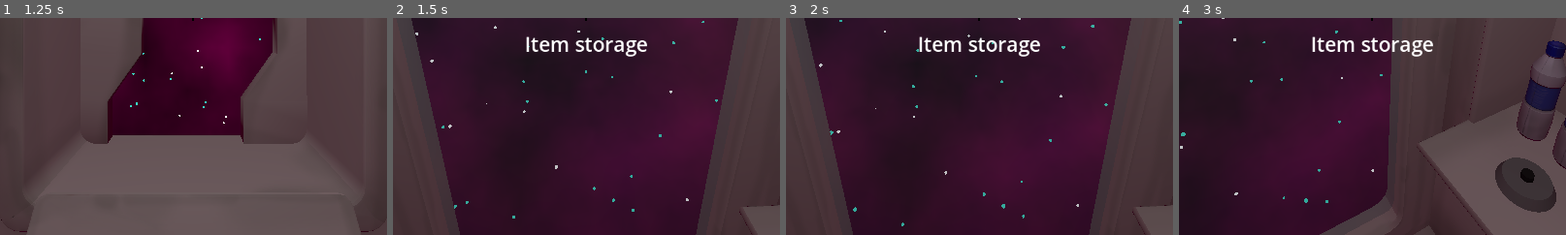
Above: before the commit, frames 1-4 (left to right).
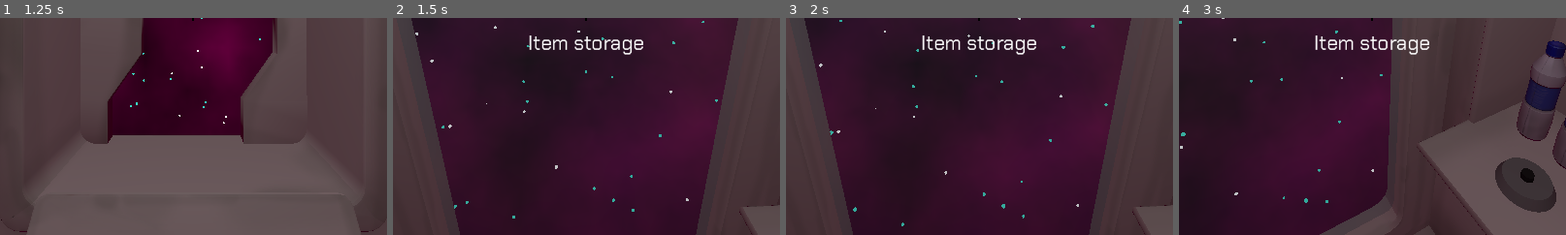
Above: after the commit, the same moments.

Repository: kettle-game-studio/unlimited-space-shawarma
Game: Godot game, scene res://assets/scenes/main_scene.tscn
The game is run twice, just before and just after one commit, with the same random seed, the same clock (stepped at 60 frames per second) and the same inputs.
Inputs (mouse positions are % of the whole screen's width and height, from its top left):
- Up to frame 1 (1.25 s): move the mouse to (72, 45) at 0.52 s; click (72, 45) at 0.6 s
- Up to frame 2 (1.5 s): move the mouse to (45, 50) at 1.27 s; click (45, 50) at 1.35 s
- Up to frame 3 (2 s): no input
- Up to frame 4 (3 s): move the mouse to (52, 48) at 2.02 s; click (52, 48) at 2.1 s; move the mouse to (49, 52) at 2.77 s; click (49, 52) at 2.85 s
The pictures show only the part of the screen within x 25-75%, y 50-100%; the shares and areas given below are measured in that part.

Frame 1 is identical in both runs. In frame 2, 1.3% of the frame differs, in the area x 34-66%, y 8-18%; in frame 3, 1.3%; in frame 4, 1.3%.

Commit message:
Add font

Diff:
--- a/assets/scenes/main_scene.tscn
+++ b/assets/scenes/main_scene.tscn
@@ -8,6 +8,7 @@
 [ext_resource type="PackedScene" uid="uid://csjp6tg2psdb0" path="res://assets/prefabs/door.tscn" id="5_y71fp"]
 [ext_resource type="PackedScene" uid="uid://bdmqifp834ejp" path="res://assets/prefabs/items/item_multifruit.tscn" id="7_ipgvi"]
 [ext_resource type="PackedScene" uid="uid://cer2rgxv8v2rn" path="res://assets/prefabs/items/item_water.tscn" id="7_mo6mv"]
+[ext_resource type="Theme" uid="uid://cmsa4vkamvyi2" path="res://assets/scenes/main_theme.theme" id="7_rkjf5"]
 [ext_resource type="PackedScene" uid="uid://c1oh4kg7bn2ee" path="res://assets/prefabs/machines/tree_pot.tscn" id="9_hq280"]
 [ext_resource type="PackedScene" uid="uid://cfntpuieyiwp4" path="res://assets/prefabs/items/item_multifruit_tree.tscn" id="9_tpamu"]
 [ext_resource type="PackedScene" uid="uid://1q8gbhk1j3hb" path="res://assets/prefabs/machines/trading_machine.tscn" id="10_32e7o"]
@@ -40,6 +41,7 @@
 [node name="Canvas" type="CanvasLayer" parent="."]
 
 [node name="UI" parent="Canvas" instance=ExtResource("5_dyrqf")]
+theme = ExtResource("7_rkjf5")
 
 [node name="Item2" parent="." instance=ExtResource("7_mo6mv")]
 transform = Transform3D(1, 0, 0, 0, 1, 0, 0, 0, 1, -3.57382, -2.2793, 0)
Binary file added: assets/fonts/Chakra_Petch/ChakraPetch-Bold.ttf
Not shown, added: assets/fonts/Chakra_Petch/ChakraPetch-Bold.ttf.import
Binary file added: assets/fonts/Chakra_Petch/ChakraPetch-BoldItalic.ttf
Not shown, added: assets/fonts/Chakra_Petch/ChakraPetch-BoldItalic.ttf.import
Binary file added: assets/fonts/Chakra_Petch/ChakraPetch-Italic.ttf
Not shown, added: assets/fonts/Chakra_Petch/ChakraPetch-Italic.ttf.import
Binary file added: assets/fonts/Chakra_Petch/ChakraPetch-Light.ttf
Not shown, added: assets/fonts/Chakra_Petch/ChakraPetch-Light.ttf.import
Binary file added: assets/fonts/Chakra_Petch/ChakraPetch-LightItalic.ttf
Not shown, added: assets/fonts/Chakra_Petch/ChakraPetch-LightItalic.ttf.import
Binary file added: assets/fonts/Chakra_Petch/ChakraPetch-Medium.ttf
Not shown, added: assets/fonts/Chakra_Petch/ChakraPetch-Medium.ttf.import
(and 11 more such lines)
